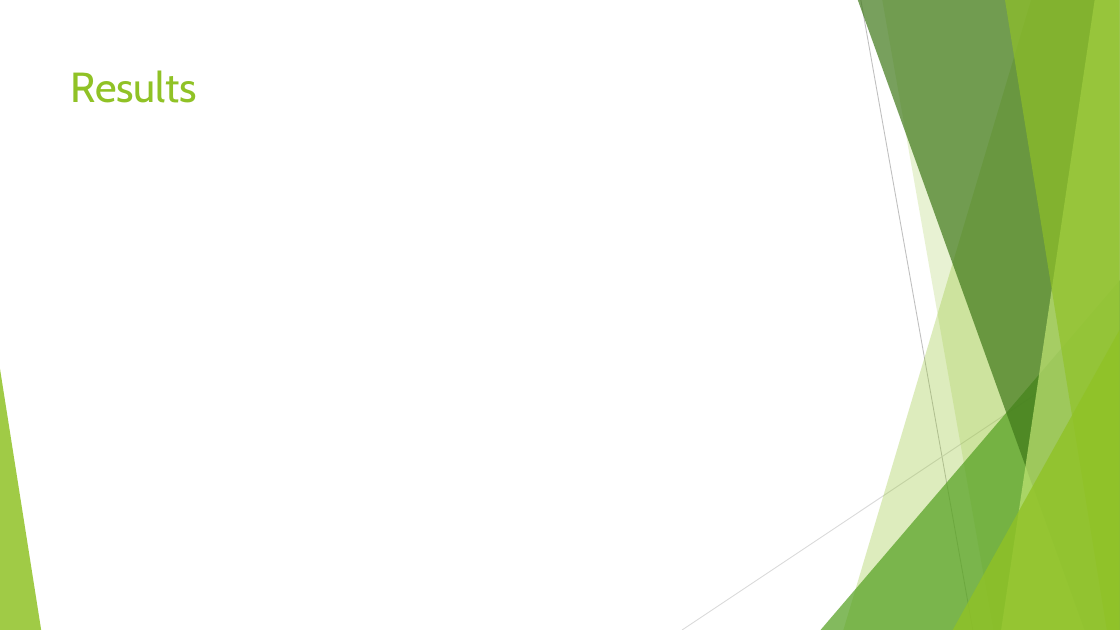
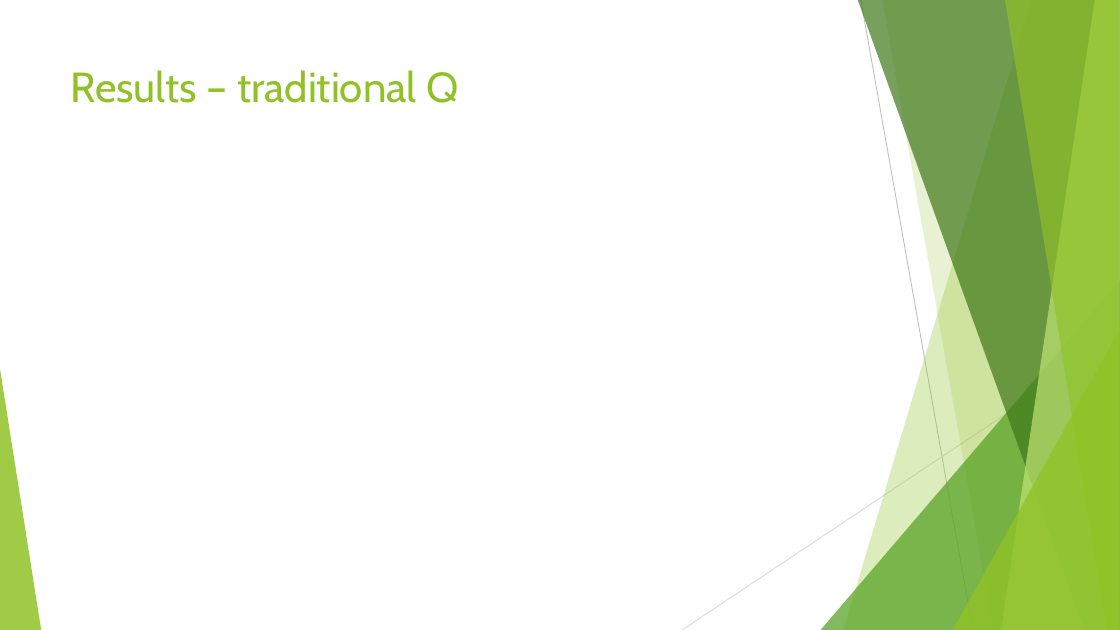
Before and after one commit to SHASHANK992/gatech, a slide deck: slide 7 of RL/FinalProject/FinalProject.pptx (slide 3 before the commit). Drawn at 1120x630 pixels with LibreOffice and Linux fonts; fonts in the diff are those of the drawing. Boxes give left, top, right and bottom in pixels: in the first picture for what was removed or moved away, otherwise in the second. Text is boxed around its words. In the diff, an @@ line names an element or a change of style, - is before the commit and + after.

```diff
--- a/RL/FinalProject/FinalProject.pptx
+++ b/RL/FinalProject/FinalProject.pptx
@@ title at bbox=[71, 70, 458, 103]: text changed @@
-Results
+Results – traditional Q
```
Also in this commit, not shown: 2 other slides changed, 4 slides added, 3 other files.
